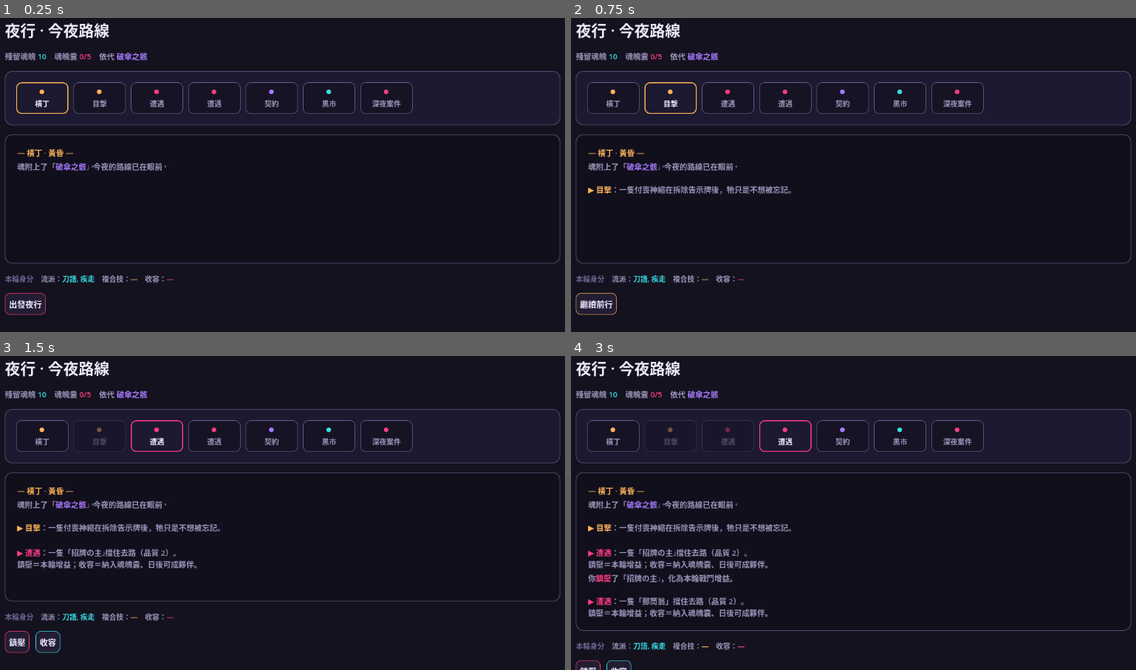
Above: before the commit, frames 1-4 (two rows, left to right).
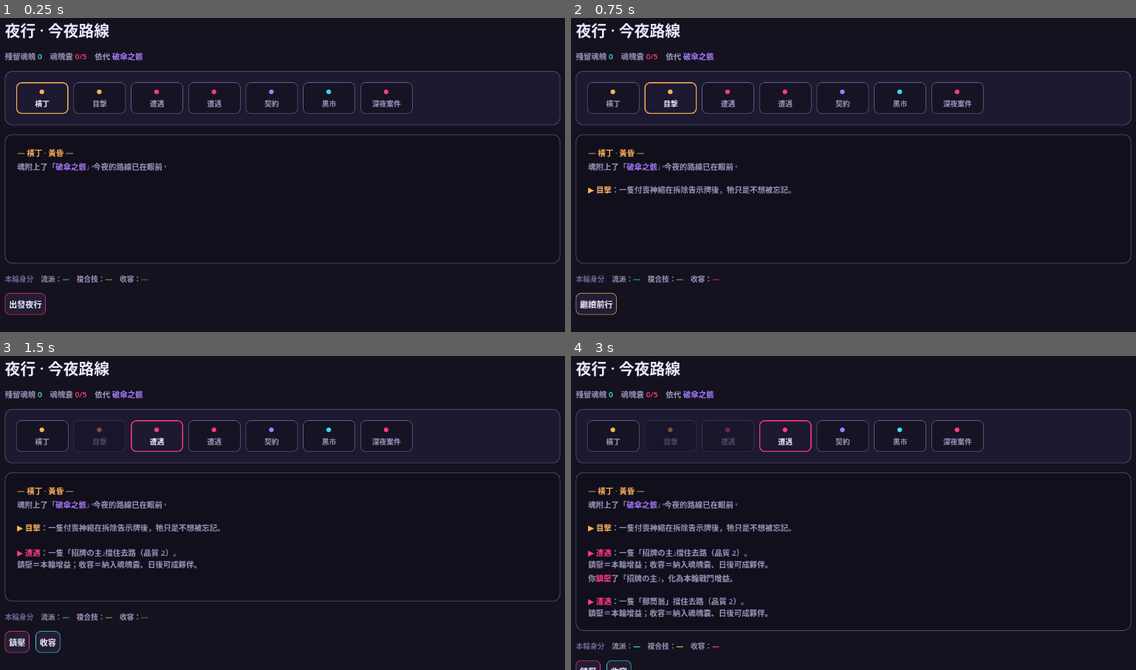
Above: after the commit, the same moments.

Repository: Tony9042/yakou_game
Game: Godot game, scene res://night_map.tscn
Same seed, same stepped clock (60 frames per second), same inputs: the game is played once before the commit and once after it. This scene is started directly instead of the project's main scene.
Inputs:
- Up to frame 1 (0.25 s): no input
- Up to frame 2 (0.75 s): click "出發夜行" at 0.5 s
- Up to frame 3 (1.5 s): click "繼續前行" at 1.25 s
- Up to frame 4 (3 s): click "鎮壓" at 2 s; click "前進" at 2.75 s

The runs differ from the first frame. In frame 1, 0.6% of the frame differs, in the area x 6-31%, y 11-85%; in frame 2, 0.6%; in frame 3, 0.6%; in frame 4, 0.6%.

Commit message:
新增橫丁養成畫面，串成完整核心迴圈
- hall.gd/.tscn：花殘留魂魄投四流派、光環門檻、混搭自動解鎖複合技、重置
- night_map.gd：結算後「返回橫丁」改為場景切換，移除 demo 初始化
- 橫丁 ⇄ 夜行 以 change_scene 串成 Roguelite 閉環，autoload 狀態跨場景保留
- 起始殘留魂魄由橫丁以 Engine meta 發放一次

實機驗證：兩畫面互切、投點/光環/複合技/結算皆正常。

Co-Authored-By: Claude Opus 4.8 <noreply@anthropic.com>

Diff:
--- /dev/null
+++ b/hall.gd
@@ -0,0 +1,226 @@
+extends Control
+## 橫丁 · 日間養成畫面 — 花殘留魂魄投流派點（§3），與夜行節點地圖組成核心迴圈。
+## 混搭兩條流派達門檻會自動解鎖跨流派複合技。UI 全程以程式建立。
+
+const NIGHT := Color("14121f")
+const INK := Color("efeaff")
+const MUTED := Color("9c95bb")
+const FAINT := Color("6a6590")
+const ROSE := Color("ff3d81")
+const CYAN := Color("38e1e8")
+const AMBER := Color("ffb45a")
+const VIOLET := Color("a97bff")
+
+const SCHOOL_ORDER := ["blade", "ward", "rider", "support"]
+const RESPEC_COST := 2
+
+var _school_col := {}
+var _status: RichTextLabel
+var _cols_row: HBoxContainer
+var _event := ""
+
+
+func _ready() -> void:
+	_school_col = {"blade": ROSE, "ward": AMBER, "rider": CYAN, "support": VIOLET}
+	# 每次遊戲啟動給一次起始殘留魂魄（Engine meta 於同一場遊戲內持續、重啟歸零）
+	if not Engine.has_meta("yakou_started"):
+		Engine.set_meta("yakou_started", true)
+		SoulSystem.residual_souls = 10
+	if not TalentSystem.composite_unlocked.is_connected(_on_composite):
+		TalentSystem.composite_unlocked.connect(_on_composite)
+	_build_ui()
+	_refresh()
+
+
+func _on_composite(cid: String) -> void:
+	_event = "★ 解鎖複合技：%s" % cid
+	_refresh()
+
+
+# ============================================================
+func _build_ui() -> void:
+	var bg := ColorRect.new()
+	bg.color = NIGHT
+	bg.set_anchors_preset(Control.PRESET_FULL_RECT)
+	bg.mouse_filter = Control.MOUSE_FILTER_IGNORE
+	add_child(bg)
+
+	var margin := MarginContainer.new()
+	margin.set_anchors_preset(Control.PRESET_FULL_RECT)
+	for s in ["left", "right", "top", "bottom"]:
+		margin.add_theme_constant_override("margin_" + s, 34)
+	add_child(margin)
+
+	var col := VBoxContainer.new()
+	col.add_theme_constant_override("separation", 16)
+	margin.add_child(col)
+
+	var title := Label.new()
+	title.text = "橫丁 · 日間"
+	title.add_theme_font_size_override("font_size", 30)
+	title.add_theme_color_override("font_color", INK)
+	col.add_child(title)
+
+	var sub := Label.new()
+	sub.text = "花殘留魂魄投流派點。同時投兩條流派達門檻，會自動解鎖跨流派複合技。"
+	sub.add_theme_font_size_override("font_size", 14)
+	sub.add_theme_color_override("font_color", MUTED)
+	col.add_child(sub)
+
+	_status = RichTextLabel.new()
+	_status.bbcode_enabled = true
+	_status.fit_content = true
+	_status.add_theme_font_size_override("normal_font_size", 16)
+	col.add_child(_status)
+
+	_cols_row = HBoxContainer.new()
+	_cols_row.add_theme_constant_override("separation", 14)
+	_cols_row.size_flags_vertical = Control.SIZE_EXPAND_FILL
+	col.add_child(_cols_row)
+
+	var go := Button.new()
+	go.text = "出發夜行  →"
+	go.custom_minimum_size = Vector2(0, 48)
+	go.add_theme_font_size_override("font_size", 18)
+	go.add_theme_color_override("font_color", INK)
+	go.add_theme_color_override("font_hover_color", ROSE)
+	go.add_theme_stylebox_override("normal", _box(Color("2a1c28"), ROSE, 1, 10))
+	go.add_theme_stylebox_override("hover", _box(Color("3a2436"), ROSE, 2, 10))
+	go.add_theme_stylebox_override("pressed", _box(Color("241620"), ROSE, 2, 10))
+	go.pressed.connect(_go_night)
+	col.add_child(go)
+
+
+func _refresh() -> void:
+	# 狀態列
+	var auras := TalentSystem.active_auras()
+	var comps := TalentSystem.unlocked_composites()
+	var aura_txt := "—" if auras.is_empty() else ", ".join(auras)
+	var comp_txt := "—" if comps.is_empty() else ", ".join(comps)
+	var line := "[color=#9c95bb]殘留魂魄[/color] [color=#38e1e8]%d[/color]    [color=#9c95bb]隊伍光環[/color] [color=#ffb45a]%s[/color]    [color=#9c95bb]複合技[/color] [color=#a97bff]%s[/color]" % [
+		SoulSystem.residual_souls, aura_txt, comp_txt
+	]
+	if _event != "":
+		line += "\n[color=#ff3d81]%s[/color]" % _event
+	_status.text = line
+
+	# 流派欄
+	_clear(_cols_row)
+	for sid in SCHOOL_ORDER:
+		_cols_row.add_child(_make_school_column(sid))
+
+
+func _make_school_column(sid: String) -> Control:
+	var accent: Color = _school_col[sid]
+	var meta: Dictionary = TalentSystem.SCHOOLS[sid]
+	var pts: int = TalentSystem.points_in(sid)
+	var aura: bool = TalentSystem.aura_ready(sid)
+
+	var panel := PanelContainer.new()
+	panel.custom_minimum_size = Vector2(210, 0)
+	panel.size_flags_horizontal = Control.SIZE_EXPAND_FILL
+	panel.add_theme_stylebox_override("panel", _box(Color("1a1730"), accent if aura else FAINT, 2 if aura else 1, 12))
+
+	var pad := MarginContainer.new()
+	for s in ["left", "right", "top", "bottom"]:
+		pad.add_theme_constant_override("margin_" + s, 14)
+	panel.add_child(pad)
+
+	var v := VBoxContainer.new()
+	v.add_theme_constant_override("separation", 8)
+	pad.add_child(v)
+
+	var head := Label.new()
+	head.text = "%s　%s" % [meta.name, meta.mentor]
+	head.add_theme_font_size_override("font_size", 19)
+	head.add_theme_color_override("font_color", accent)
+	v.add_child(head)
+
+	var info := Label.new()
+	info.text = "%s ·  %d 點%s" % [meta.role, pts, "  ✦光環" if aura else ""]
+	info.add_theme_font_size_override("font_size", 12)
+	info.add_theme_color_override("font_color", MUTED if not aura else accent)
+	v.add_child(info)
+
+	# 節點按鈕
+	var nodes: Dictionary = TalentSystem.nodes[sid]
+	for node_name in nodes:
+		var nd: Dictionary = nodes[node_name]
+		v.add_child(_make_node_button(sid, node_name, nd, accent))
+
+	# 重置
+	var sp := Control.new()
+	sp.custom_minimum_size = Vector2(0, 4)
+	v.add_child(sp)
+	var respec := Button.new()
+	respec.text = "重置（花 %d）" % RESPEC_COST
+	respec.disabled = pts == 0 or SoulSystem.residual_souls < RESPEC_COST
+	respec.add_theme_font_size_override("font_size", 12)
+	respec.add_theme_color_override("font_color", MUTED)
+	respec.add_theme_stylebox_override("normal", _box(Color("161324"), FAINT, 1, 7))
+	respec.add_theme_stylebox_override("hover", _box(Color("201b30"), MUTED, 1, 7))
+	respec.add_theme_stylebox_override("disabled", _box(Color("131120"), Color("2a2740"), 1, 7))
+	respec.pressed.connect(_on_respec.bind(sid))
+	v.add_child(respec)
+
+	return panel
+
+
+func _make_node_button(sid: String, node_name: String, nd: Dictionary, accent: Color) -> Button:
+	var b := Button.new()
+	var unlocked: bool = nd.unlocked
+	var cost: int = nd.cost
+	var affordable: bool = SoulSystem.residual_souls >= cost
+	b.text = ("✓ " if unlocked else "") + "%s　花%d" % [node_name, cost]
+	b.tooltip_text = nd.desc
+	b.custom_minimum_size = Vector2(0, 40)
+	b.size_flags_horizontal = Control.SIZE_EXPAND_FILL
+	b.add_theme_font_size_override("font_size", 14)
+	b.disabled = unlocked or not affordable
+	if unlocked:
+		b.add_theme_color_override("font_color", accent)
+		b.add_theme_color_override("font_disabled_color", accent)
+		b.add_theme_stylebox_override("disabled", _box(Color("241d33"), accent, 1, 8))
+	else:
+		b.add_theme_color_override("font_color", INK)
+		b.add_theme_color_override("font_hover_color", accent)
+		b.add_theme_color_override("font_disabled_color", FAINT)
+		b.add_theme_stylebox_override("normal", _box(Color("1e1a2e"), FAINT, 1, 8))
+		b.add_theme_stylebox_override("hover", _box(Color("262038"), accent, 1, 8))
+		b.add_theme_stylebox_override("disabled", _box(Color("15121f"), Color("2a2740"), 1, 8))
+		b.pressed.connect(_on_unlock.bind(sid, node_name))
+	return b
+
+
+# ============================================================
+func _on_unlock(sid: String, node_name: String) -> void:
+	_event = ""                              # 先清舊事件；若本次投點觸發複合技，
+	TalentSystem.unlock_node(sid, node_name) # _on_composite 會在此期間重設 _event
+	_refresh()
+
+
+func _on_respec(sid: String) -> void:
+	TalentSystem.respec(sid, RESPEC_COST)
+	_event = ""
+	_refresh()
+
+
+func _go_night() -> void:
+	get_tree().change_scene_to_file("res://night_map.tscn")
+
+
+# ---- 小工具 ----
+func _box(bg: Color, border: Color, width: int, radius: int) -> StyleBoxFlat:
+	var s := StyleBoxFlat.new()
+	s.bg_color = bg
+	s.border_color = border
+	s.set_border_width_all(width)
+	s.set_corner_radius_all(radius)
+	s.set_content_margin_all(8)
+	return s
+
+
+func _clear(node: Node) -> void:
+	for c in node.get_children():
+		node.remove_child(c)
+		c.queue_free()
--- /dev/null
+++ b/hall.tscn
@@ -0,0 +1,10 @@
+[gd_scene load_steps=2 format=3]
+
+[ext_resource type="Script" path="res://hall.gd" id="1_hall"]
+
+[node name="Hall" type="Control"]
+layout_mode = 3
+anchors_preset = 15
+anchor_right = 1.0
+anchor_bottom = 1.0
+script = ExtResource("1_hall")
--- a/night_map.gd
+++ b/night_map.gd
@@ -28,19 +28,12 @@
 var _status: RichTextLabel
 var _identity: RichTextLabel
 var _pending := {}          # 當前遭遇待處理的付喪神
-var _inited := false
 
 
 func _ready() -> void:
 	_build_ui()
 	if not RunManager.night_ended.is_connected(_on_night_ended):
 		RunManager.night_ended.connect(_on_night_ended)
-	# 首次進場：給一點起始資源＋示範性投兩個流派（讓本輪身分面板有內容）
-	if not _inited:
-		_inited = true
-		SoulSystem.residual_souls = 12
-		TalentSystem.unlock_node("blade", "拔刀")
-		TalentSystem.unlock_node("rider", "突進")
 	_start_night()
 
 
@@ -122,7 +115,11 @@
 	_log("\n[color=#ffb45a]— %s —[/color]" % head)
 	_log("本夜收容轉為殘留魂魄 [color=#38e1e8]+%d[/color]（已保留供橫丁養成）。" % gained)
 	_log("[color=#9c95bb]魂魄囊已結算清空；殘留魂魄與流派永久保留。[/color]")
-	_set_actions([["返回橫丁 · 再跑一夜", _start_night, VIOLET]])
+	_set_actions([["返回橫丁", _return_to_hall, VIOLET]])
+
+
+func _return_to_hall() -> void:
+	get_tree().change_scene_to_file("res://hall.tscn")
 
 
 # ============================================================
Not shown, added: hall.gd.uid
